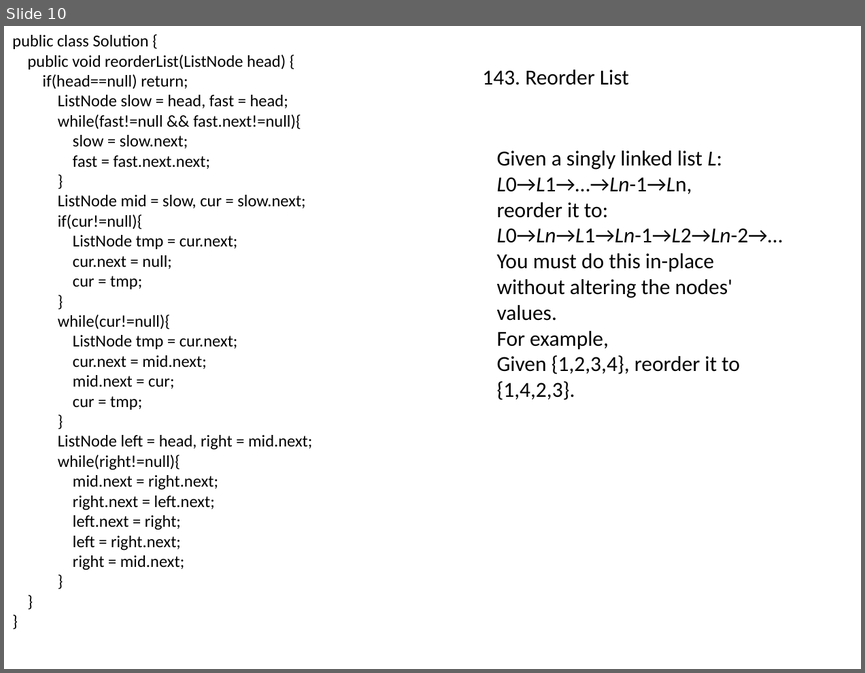
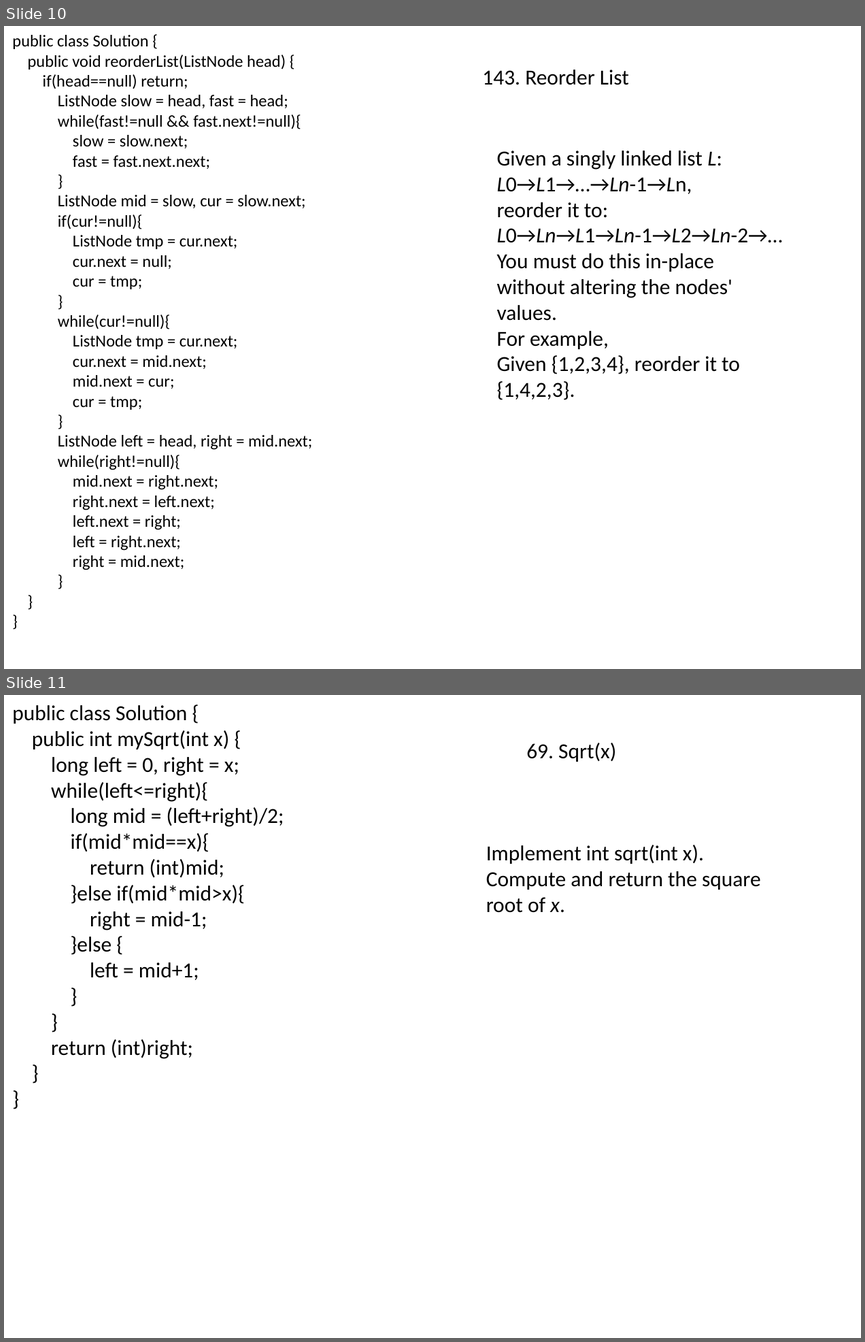
Before and after one commit to songwenxiao/LeetCode-Solutions, a slide deck: Basic/Leetcode.pptx. Shown one above the other, each under a label of ours: slide 10 before the commit, slides 10 and 11 after it. The pictures are 865x673 and 865x1342 pixels, drawn with LibreOffice and Linux fonts; fonts in the diff are those of the drawing. Boxes give left, top, right and bottom in pixels: in the first picture for what was removed or moved away, otherwise in the second. Text is boxed around its words. In the diff, an @@ line names an element or a change of style, - is before the commit and + after.

```diff
--- a/Basic/Leetcode.pptx
+++ b/Basic/Leetcode.pptx
@@ slide 11 added at bbox=[4, 695, 861, 1338], background #FFFFFF @@
@@ text added at bbox=[12, 705, 284, 1059], 18 pt, text #000000 @@
+public class Solution {
+public int mySqrt(int x) {
+long left = 0, right = x;
+while(left<=right){
+long mid = (left+right)/2;
+if(mid*mid==x){
+return (int)mid;
+}else if(mid*mid>x){
+right = mid-1;
+}else {
+left = mid+1;
+}
+}
+return (int)right;
+}
+}
@@ text added at bbox=[526, 743, 616, 762], 18 pt, text #000000 @@
+69. Sqrt(x)
@@ text added at bbox=[486, 845, 761, 913], 18 pt, text #000000 @@
+Implement int sqrt(int x).
+Compute and return the square root of x.
```
Also in this commit, not shown: 2 other slides added, 6 other files.
